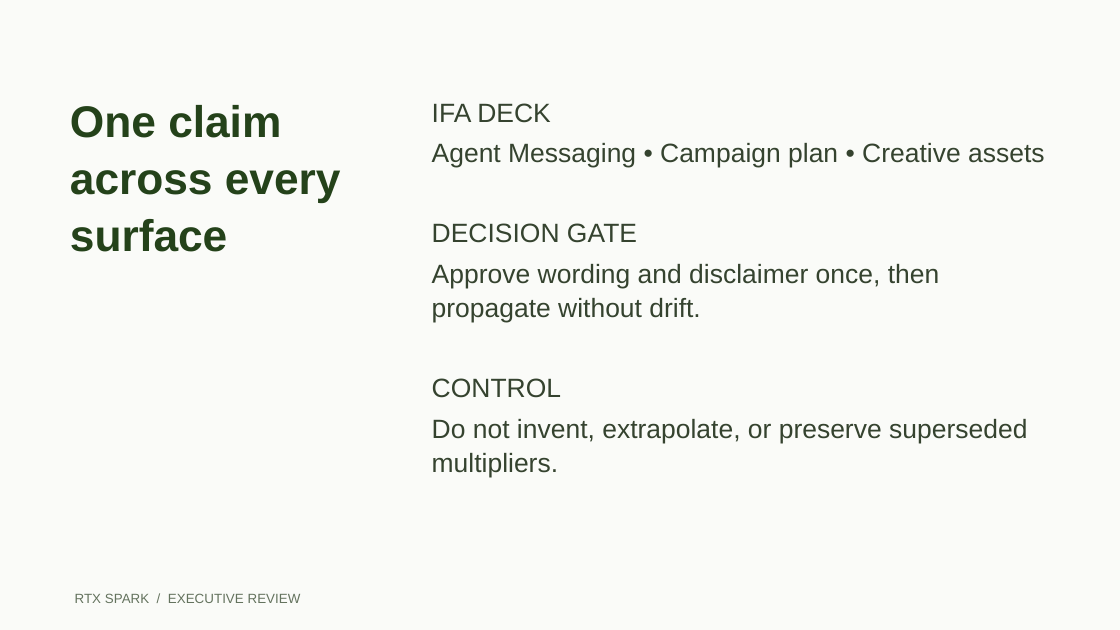
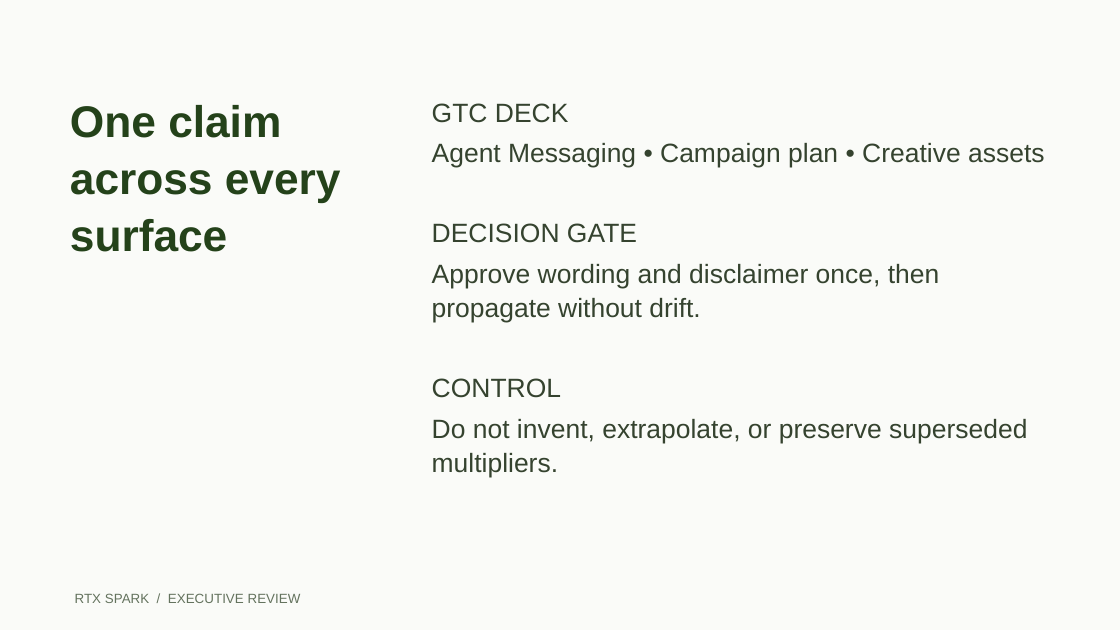
Before and after one commit to CalebJKim/chief-of-staff-agent, a slide deck: slide 5 of demo/templates/rtx-spark-exec-review.pptx. Drawn at 1120x630 pixels with LibreOffice and Linux fonts; fonts in the diff are those of the drawing. Boxes give left, top, right and bottom in pixels: in the first picture for what was removed or moved away, otherwise in the second. Text is boxed around its words. In the diff, an @@ line names an element or a change of style, - is before the commit and + after.

```diff
--- a/demo/templates/rtx-spark-exec-review.pptx
+++ b/demo/templates/rtx-spark-exec-review.pptx
@@ text at (x1=432, y1=103, x2=569, y2=123): text changed @@
-IFA DECK
+GTC DECK
```
Also in this commit, not shown: 3 other slides changed, 24 other files.
